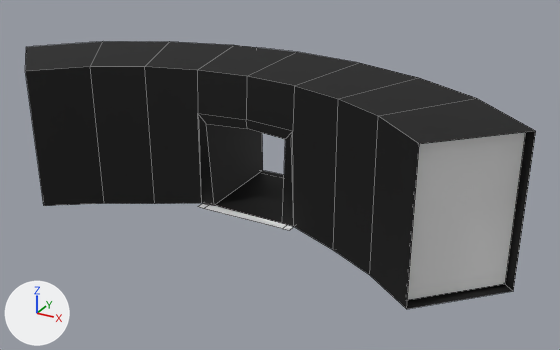
A saved change to the FBX model Assets/Prefabs/Environment/elevator_secret.fbx.
The view is the same before and after, from a camera (50 mm lens) standing at (39.9, -36.0, 38.1) and looking at (3.1, 30.8, 4.7). The lights are fixed; the arrows at lower left show +X, +Y and +Z. Mesh edges are drawn as thin lines. Where no turn or scale is listed for an object, it has been applied to the vertices.

In view in the first picture: 'door', 'outline'.
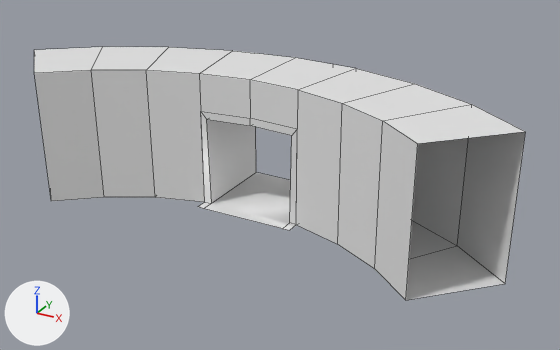
What differs and where, as boxes [x1, y1, x2, y2] in the pictures (560 x 350 px):
'door', reshaped
    before: [198, 132, 526, 300]
    after: [34, 47, 526, 300]
'outline', deleted (black)
    before: [25, 41, 536, 309]
part 1 of me_cylinder_011, deleted
    before: [407, 132, 526, 300]

The change, as a list of edits to the scene's bpy script:
```text
Change me_cylinder_011:
    where me_cylinder_011.from_pydata(...)  # 57 vertices, 49 faces; spans x -28.3..28.3, y 21.2..40.0, z 0.0..15.0
    used by ob_door; location = (0.0, 0.0, 0.0)
    verts and faces of me_cylinder_011; kept vertices keep their numbers, new ones are numbered from 57
    before: 16 (21.2, 21.2, 0.0), 17 (21.2, 21.2, 15.0), 18 (28.3, 28.3, 0.0) at pixel (505, 283), 19 (28.3, 28.3, 15.0) at pixel (525, 131)
    me_cylinder_011 part 1
    add delete_faces([(16, 18, 19, 17)])
Remove ob_outline:
    ob_outline = bpy.data.objects.new('outline', me_cylinder_000)
    ob_outline.location = (0.0, 0.0, 0.0)
```
